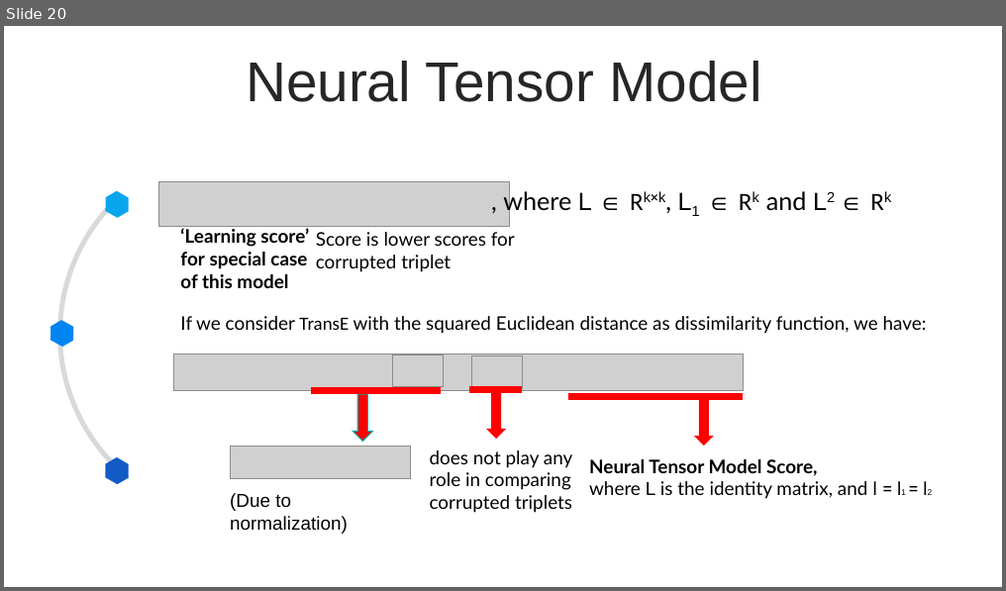
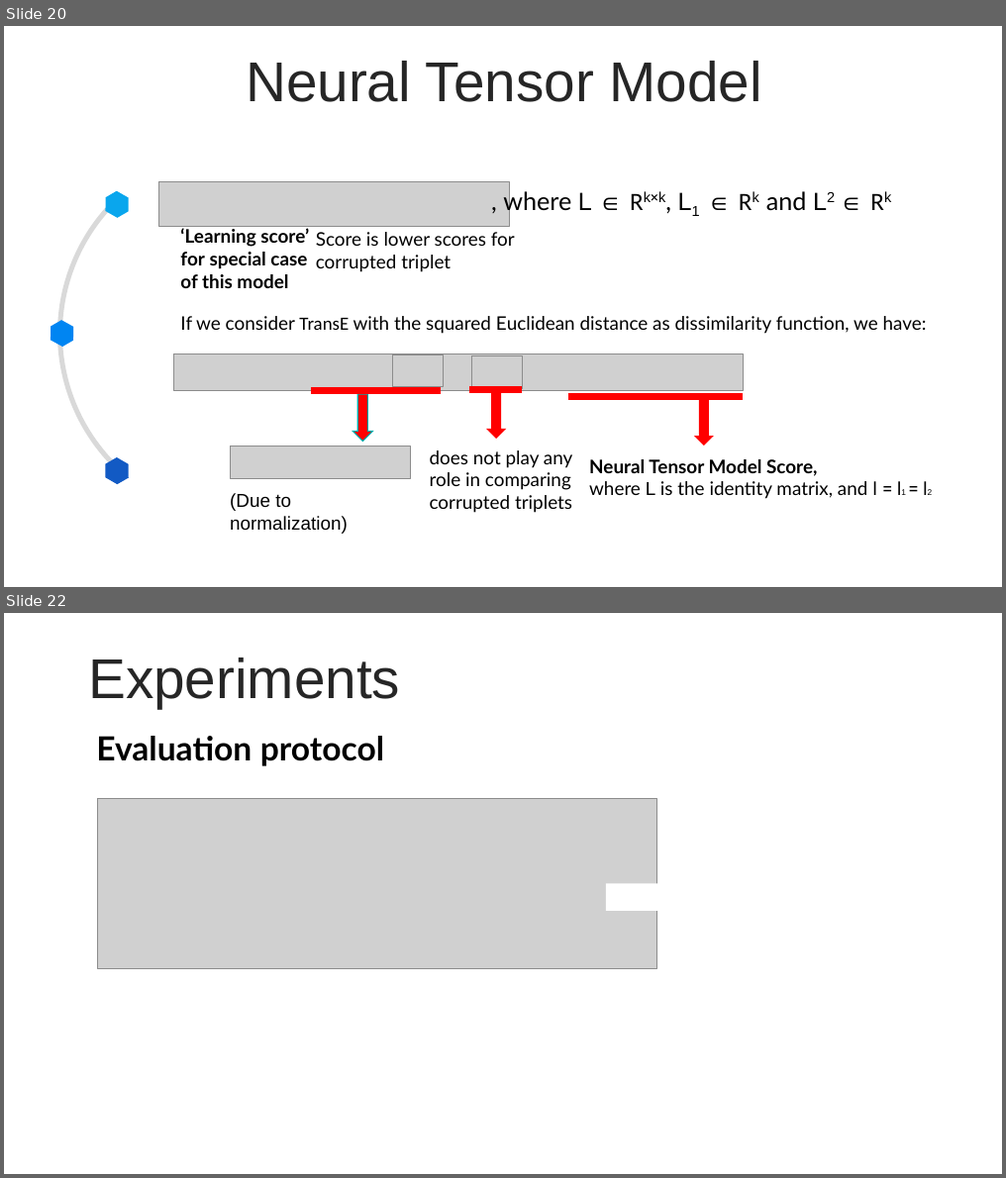
Before and after one commit to BeigeHW/KAIST_2022_Winter_Intern, a slide deck: Week 3 (1.17) 내꺼/TransE(내꺼)/TransE 발표/TransE.pptx. Shown one above the other, each under a label of ours: slide 20 before the commit, slides 20 and 22 after it; the slides between them are not shown. The pictures are 1006x591 and 1006x1178 pixels, drawn with LibreOffice and Linux fonts; fonts in the diff are those of the drawing; grey boxes stand for pictures. Boxes give left, top, right and bottom in pixels: in the first picture for what was removed or moved away, otherwise in the second. Text is boxed around its words. In the diff, an @@ line names an element or a change of style, - is before the commit and + after.

```diff
--- a/Week 3 (1.17) 내꺼/TransE(내꺼)/TransE 발표/TransE.pptx
+++ b/Week 3 (1.17) 내꺼/TransE(내꺼)/TransE 발표/TransE.pptx
@@ slide 22 added at (4,613,1002,1174), background #FFFFFF @@
@@ text added at (88,658,400,708), 54 pt, text #262626 @@
+Experiments
@@ text added at (96,736,384,766), 32 pt, text #000000, bold @@
+Evaluation protocol
@@ picture added at (98,799,656,968) @@
@@ rectangle added at (606,884,718,911), fill #FFFFFF @@
```
Also in this commit, not shown: 3 slides changed, 1 other slide added, 10 other files.
